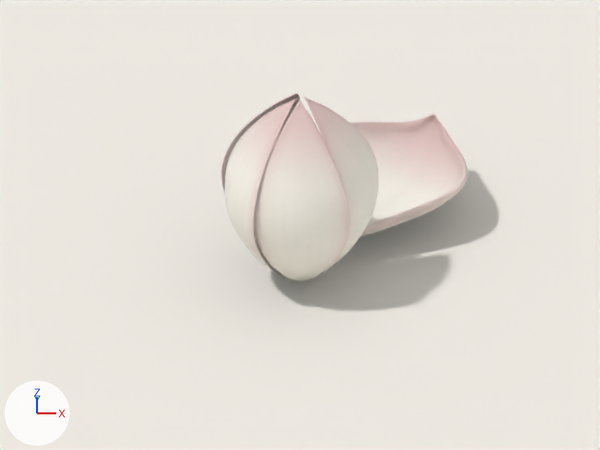
Renders of the Blender file art/soft-lotus/soft-lotus-editable.blend from each side of a commit.
One viewpoint serves both versions: the file's camera 'Proof camera'. Every picture has the same lights, and +X, +Y and +Z are marked at lower left. The first picture is the older version. Both versions are drawn at full value of the shape key 'Bloom' of 'Petal_contact'; the numbers are the values there.

Names of what the first picture shows: 'Petal_about', 'Petal_contact', 'Petal_forme', 'Petal_perch', 'Petal_selvedge', 'Proof floor'.
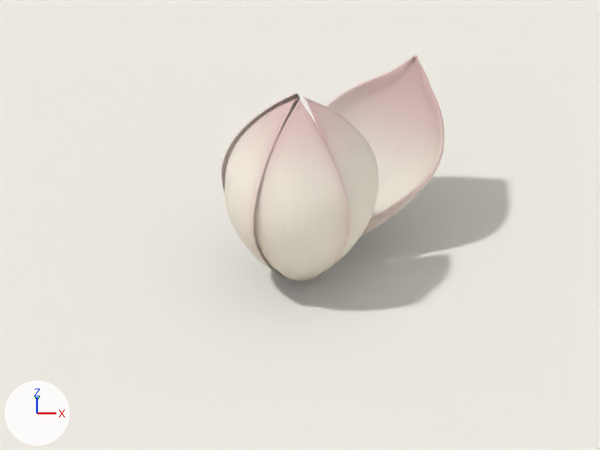
Edits to the bpy script that builds the scene:
```text
Change me_tripo_mesh_0f29fd1d_1e9b_454f_9338_ecf44b3d14f2_005:
    used by ob_petal_contact; parent = ob_soft_lotus_tripo; location = (0.0, 0.0, 0.0)
    remove me_tripo_mesh_0f29fd1d_1e9b_454f_9338_ecf44b3d14f2_005.from_pydata(...)  # 5835 vertices, 11663 faces; spans x 0.04..2.51, y 0.11..2.97, z 0.16..1.09
    add me_tripo_mesh_0f29fd1d_1e9b_454f_9338_ecf44b3d14f2_005.from_pydata(...)  # 5835 vertices, 11663 faces; spans x 0.02..2.17, y 0.06..2.56, z 0.09..2.39
    me_tripo_mesh_0f29fd1d_1e9b_454f_9338_ecf44b3d14f2_005 part 1: 5835 of 5835 vertices moved; they spanned x 0.04..2.51, y 0.11..2.97, z 0.16..1.09 and now span x 0.02..2.17, y 0.06..2.56, z 0.09..2.39; mean shift (-0.18, -0.25, 0.41)
```

Location of each change, [x1, y1, x2, y2] in pixels of the pictures (600 x 450 px):
'Petal_contact', reshaped (11% narrower, 49% taller): before [320, 114, 467, 236]; after [314, 55, 444, 237]
